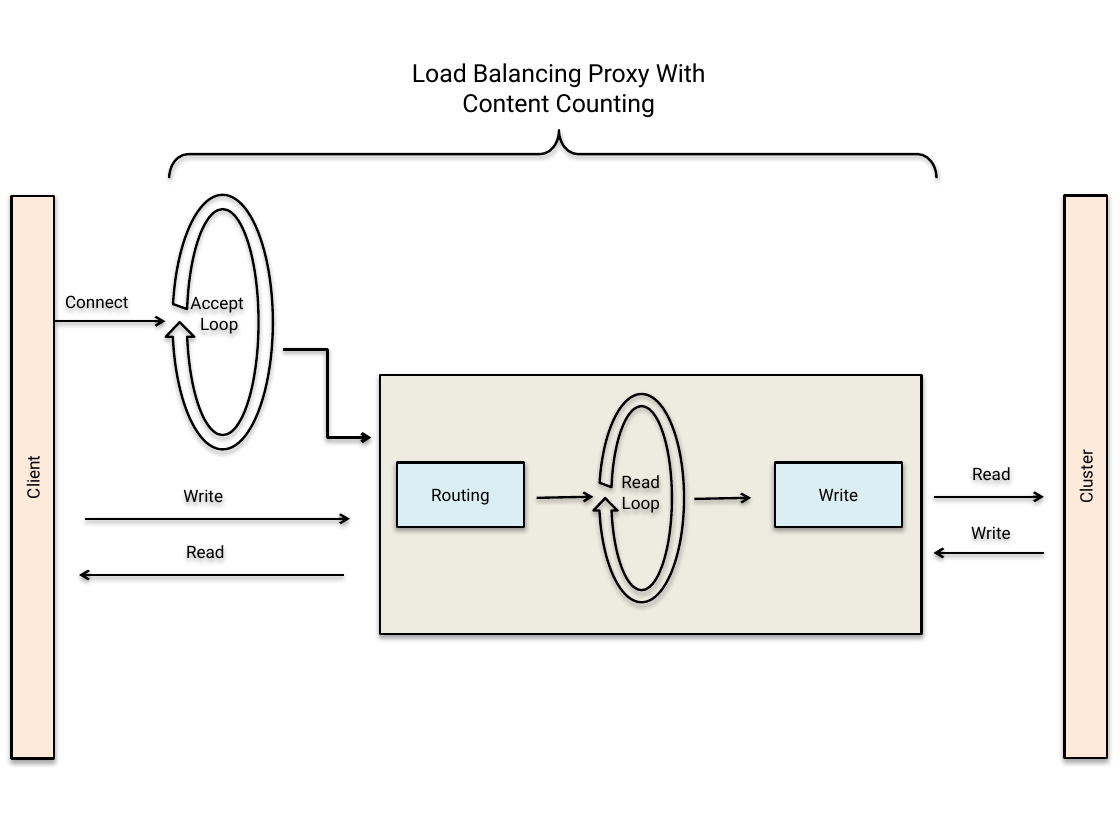
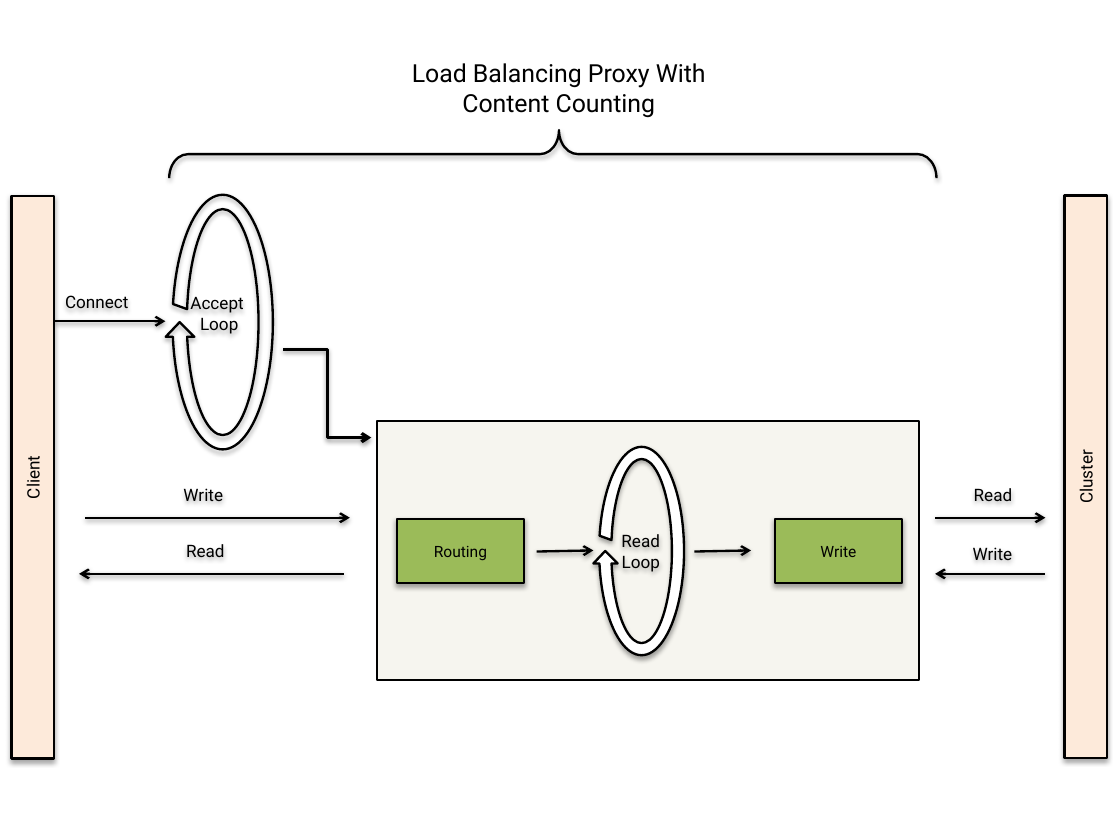
Before and after one commit to samirabloom/dynamic-software-update, a slide deck: slide 2 of report/overview_diagrams.pptx (slide 3 before the commit). Drawn at 1120x840 pixels with LibreOffice and Linux fonts; fonts in the diff are those of the drawing. Boxes give left, top, right and bottom in pixels: in the first picture for what was removed or moved away, otherwise in the second. Text is boxed around its words. In the diff, an @@ line names an element or a change of style, - is before the commit and + after.

```diff
--- a/report/overview_diagrams.pptx
+++ b/report/overview_diagrams.pptx
@@ rectangle moved from (x1=380, y1=375, x2=922, y2=634) to (x1=377, y1=421, x2=920, y2=680) @@
@@ rectangle at (x1=377, y1=421, x2=920, y2=680): fill #EEECE1 to #EEECE1 at 50% opacity; shadow off @@
@@ 2 rectangles, 1 arrow, 1 circular arrow moved together from (x1=396, y1=388, x2=903, y2=608) to (x1=396, y1=441, x2=903, y2=662) @@
@@ circular arrow at (x1=594, y1=441, x2=691, y2=662): fill none to #FFFFFF @@
@@ rectangle "Routing" at (x1=396, y1=519, x2=524, y2=582): size 11 to 10 pt; fill #DBEEF4 to #9BBB59 @@
@@ text "Read" moved from (x1=621, y1=475, x2=660, y2=513) to (x1=621, y1=534, x2=660, y2=572) @@
@@ rectangle "Write" at (x1=775, y1=519, x2=903, y2=582): size 11 to 10 pt; fill #DBEEF4 to #9BBB59 @@
@@ 2 texts, 2 arrows moved together from (x1=934, y1=467, x2=1044, y2=553) to (x1=935, y1=488, x2=1045, y2=573) @@
@@ arrow moved from (694, 498) - (752, 498) to (694, 551) - (752, 550) @@
```
Also in this commit, not shown: 2 other slides changed, 9 other files.
